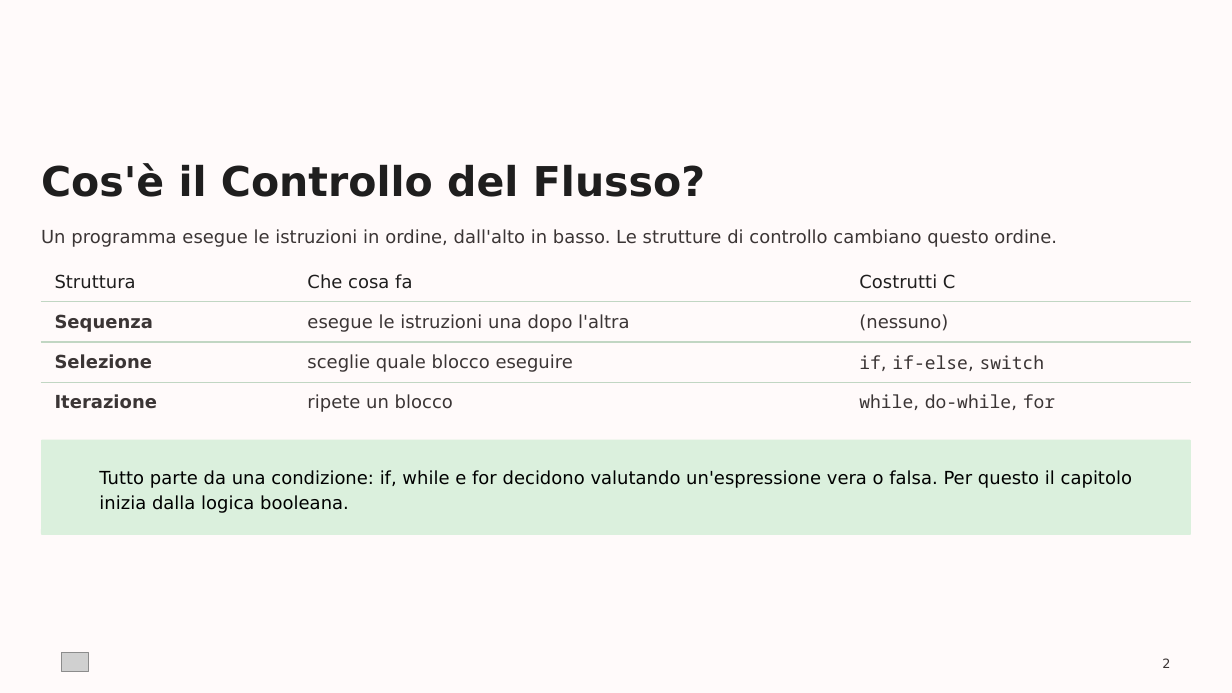
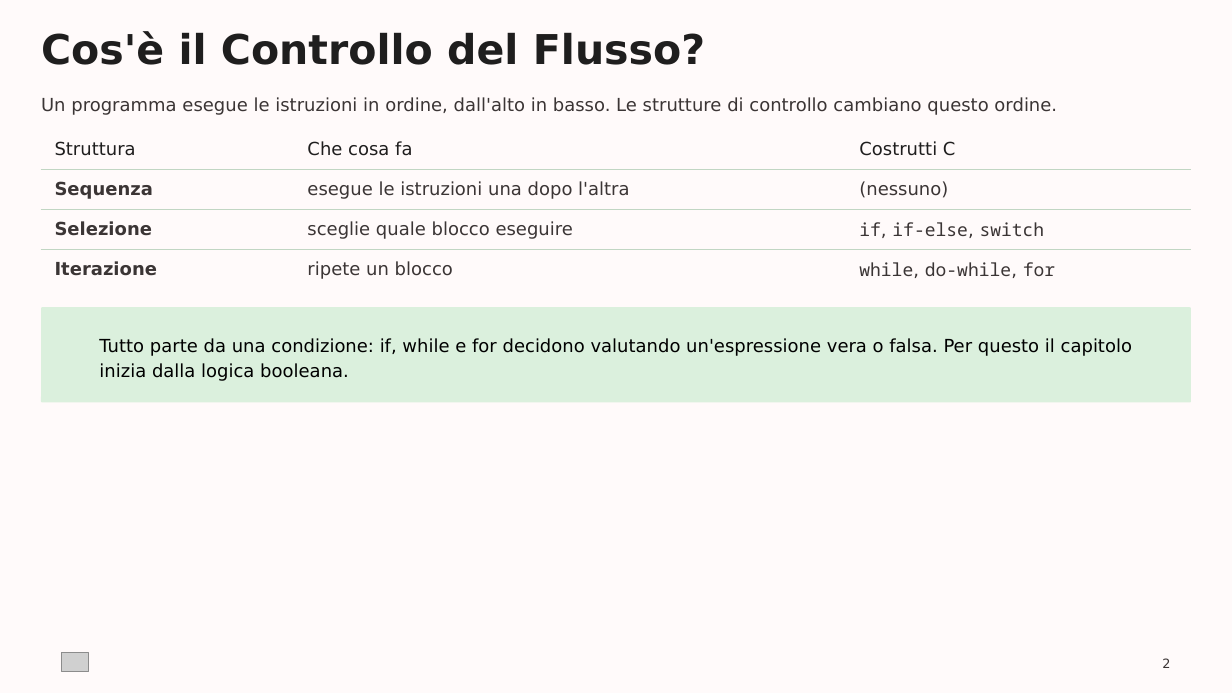
Before and after one commit to albertotesta-teach/linguaggio-C, a slide deck: slide 2 of 00-Documentazione/Linguaggio-C-02-Il-Controllo-del-Flusso.pptx. Drawn at 1232x693 pixels with LibreOffice and Linux fonts; fonts in the diff are those of the drawing; grey boxes stand for pictures; background and template pictures are left out. Boxes give left, top, right and bottom in pixels: in the first picture for what was removed or moved away, otherwise in the second. Text is boxed around its words. In the diff, an @@ line names an element or a change of style, - is before the commit and + after.

```diff
--- a/00-Documentazione/Linguaggio-C-02-Il-Controllo-del-Flusso.pptx
+++ b/00-Documentazione/Linguaggio-C-02-Il-Controllo-del-Flusso.pptx
@@ text "Cos'è il Controllo del Flusso?": place and size @@
-text "Cos'è il Controllo del Flusso?" at [41,163,705,197]
+text "Cos'è il Controllo del Flusso?" at [41,31,705,65]
@@ table: place and size @@
-table at [41,262,1190,416]
+table at [41,129,1190,283]
@@ 2 texts, 1 rounded rectangle: place and size @@
-2 texts, 1 rounded rectangle at [41,229,1190,535]
+2 texts, 1 rounded rectangle at [41,97,1190,403]
```
Also in this commit, not shown: 31 other slides changed, 7 other files.
